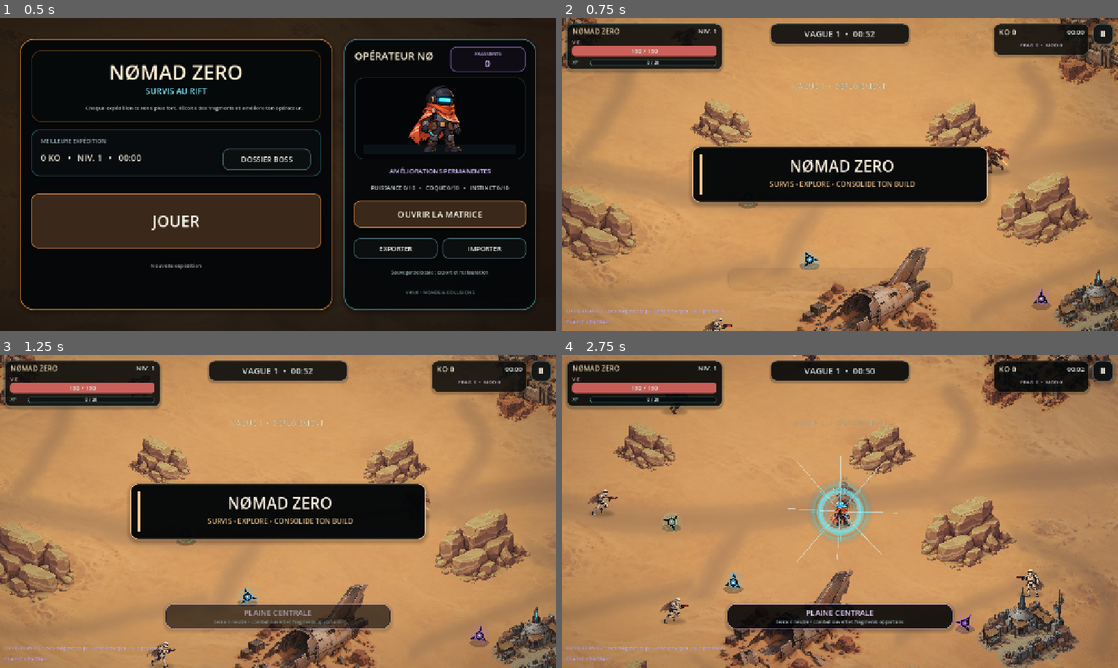
Above: before the commit, frames 1-4 (two rows, left to right).
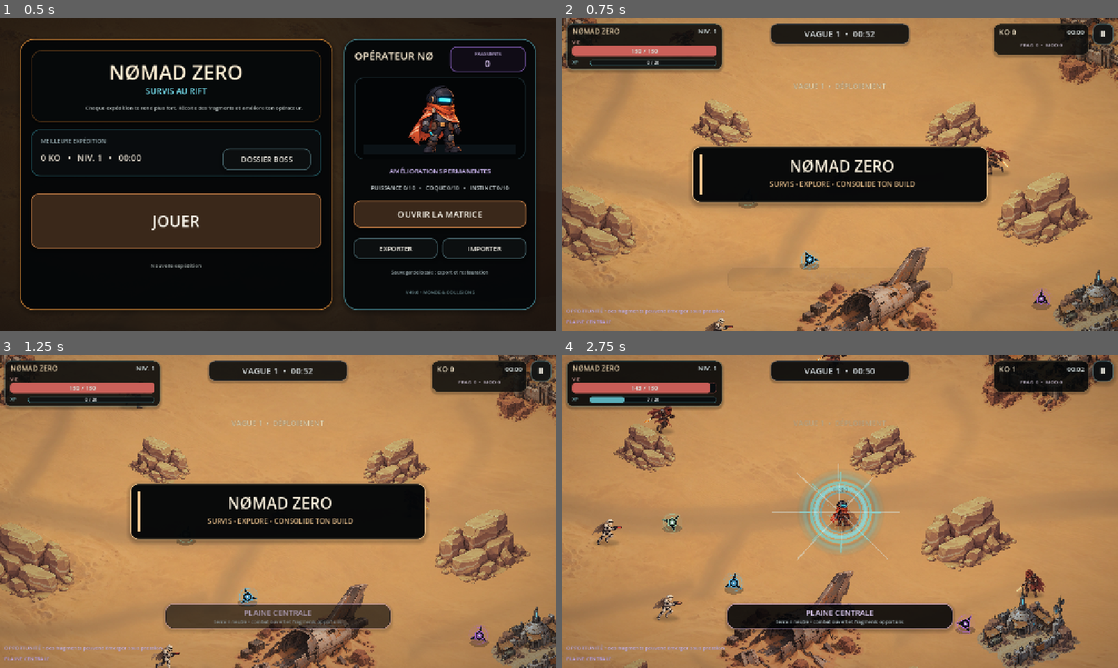
Above: after the commit, the same moments.

Repository: Zorvax-Dev/Nomad-Zero-Dev
Game: Godot game, scene res://Main.tscn
Two runs of this game, one before a commit and one after it. Both use one fixed random seed, a clock stepped at 60 frames per second and the inputs below.
Inputs (mouse positions are in pixels of both pictures, inside the frame that each line leads up to):
- Up to frame 1 (0.5 s): no input
- Up to frame 2 (0.75 s): click "JOUER" at 0.5 s
- Up to frame 3 (1.25 s): no input
- Up to frame 4 (2.75 s): move the mouse to (962, 495) at 1.27 s; hold D (move_right) 1.28-2 s; tap Q at 1.35 s; click (962, 495) at 1.42 s; drag from (728, 527) to (812, 574) at 2.02 s

Frame 1 is identical in both runs. In frame 2, 0.7% of the frame differs, in the area x 25-100%, y 32-100%; in frame 3, 0.7%; in frame 4, 11%, in the area x 0-100%, y 0-100%.

Commit message:
Rebuild: switch runtime to native 4096 terrain

Diff:
--- a/scripts/world.gd
+++ b/scripts/world.gd
@@ -1,8 +1,8 @@
 extends Node2D
 class_name StylizedWorld
 
-const MAP_TEXTURE: Texture2D = preload("res://assets/map/desert_world_v48_2c.png")
-const MAP_SCALE: float = 2.0
+const MAP_TEXTURE: Texture2D = preload("res://assets/map/desert_world_rebuild.webp")
+const MAP_SCALE: float = 1.0
 const BOUNDS: Rect2 = Rect2(0.0, 0.0, 4096.0, 3072.0)
 const EDGE_MARGIN: float = 34.0
 const PLAYER_START: Vector2 = Vector2(1536.0, 1024.0)
@@ -25,7 +25,7 @@
 
 func _ready() -> void:
 	var sprite := Sprite2D.new()
-	sprite.name = "V48WorldMap"
+	sprite.name = "RebuildTerrain4096"
 	sprite.texture = MAP_TEXTURE
 	sprite.centered = false
 	sprite.position = Vector2.ZERO
